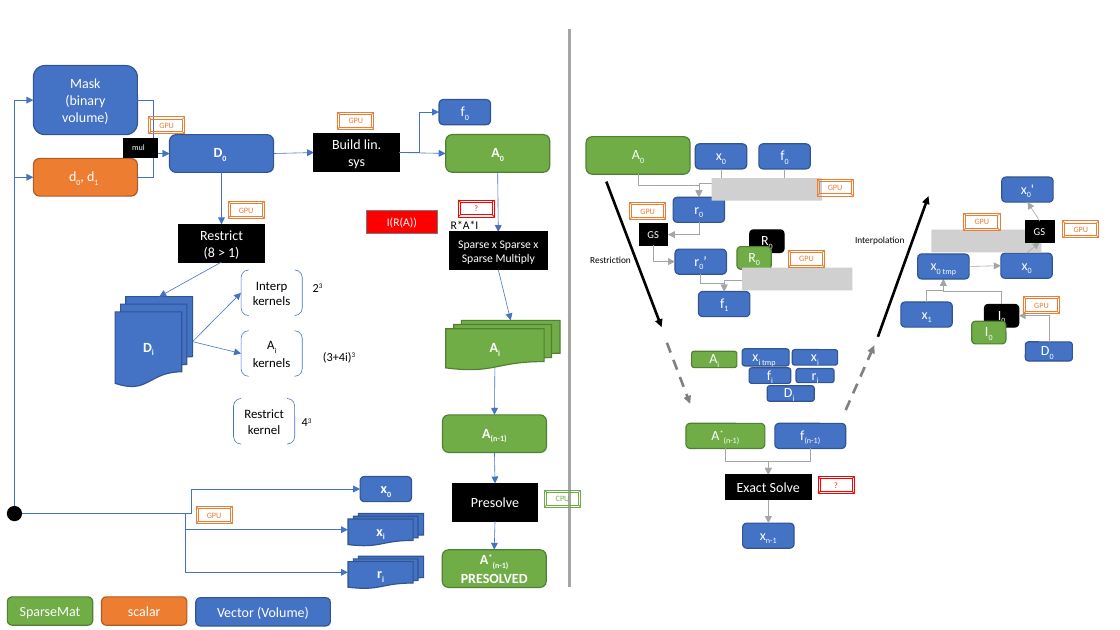
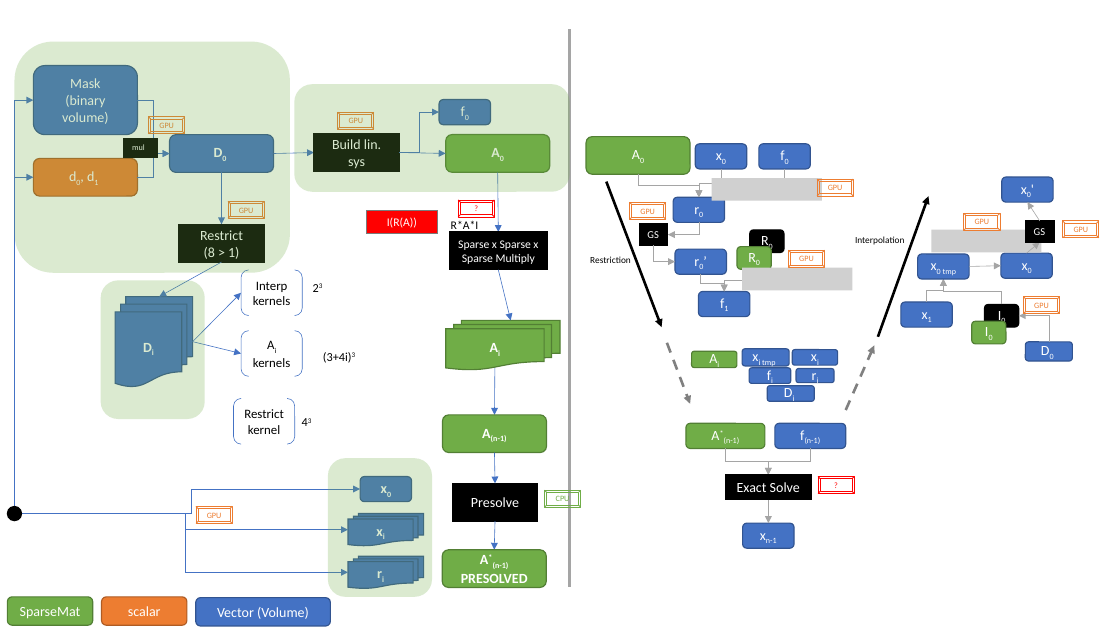
Before and after one commit to PeterZhouSZ/battery, a slide deck: slide 2 of data/process.pptx. Drawn at 1120x630 pixels with LibreOffice and Linux fonts; fonts in the diff are those of the drawing; grey boxes stand for pictures. Boxes give left, top, right and bottom in pixels: in the first picture for what was removed or moved away, otherwise in the second. Text is boxed around its words. In the diff, an @@ line names an element or a change of style, - is before the commit and + after.

```diff
--- a/data/process.pptx
+++ b/data/process.pptx
@@ rounded rectangle added at <box>14,41,290,272</box>, fill #70AD47 at 25% opacity @@
@@ rounded rectangle added at <box>294,84,570,192</box>, fill #70AD47 at 25% opacity @@
@@ rounded rectangle added at <box>101,281,205,419</box>, fill #70AD47 at 25% opacity @@
@@ rounded rectangle added at <box>328,459,432,597</box>, fill #70AD47 at 25% opacity @@
```
Also in this commit, not shown: 3 other files.
